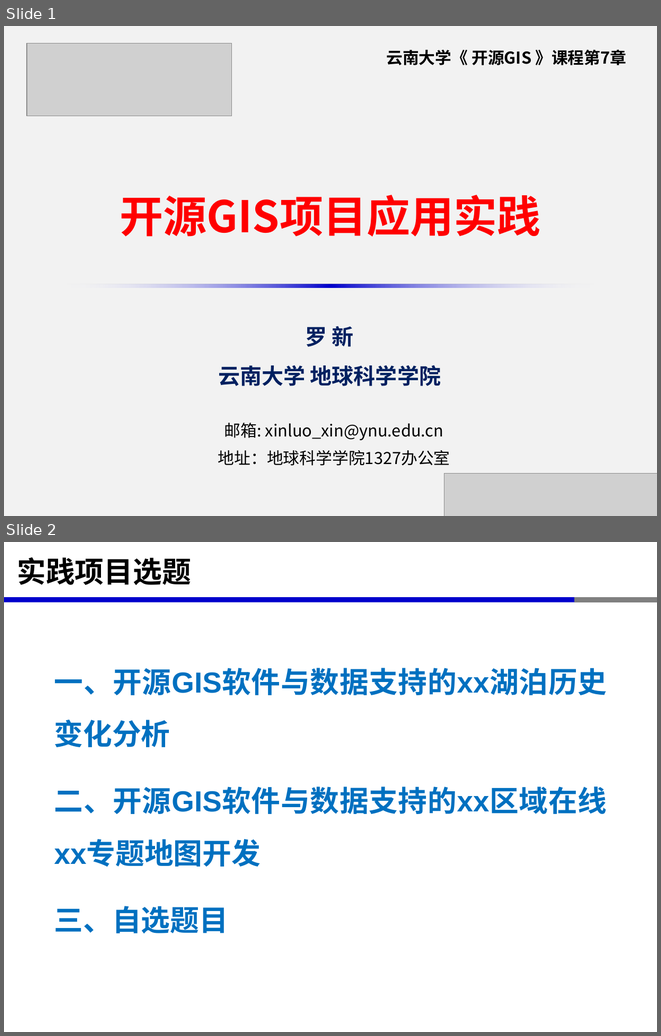
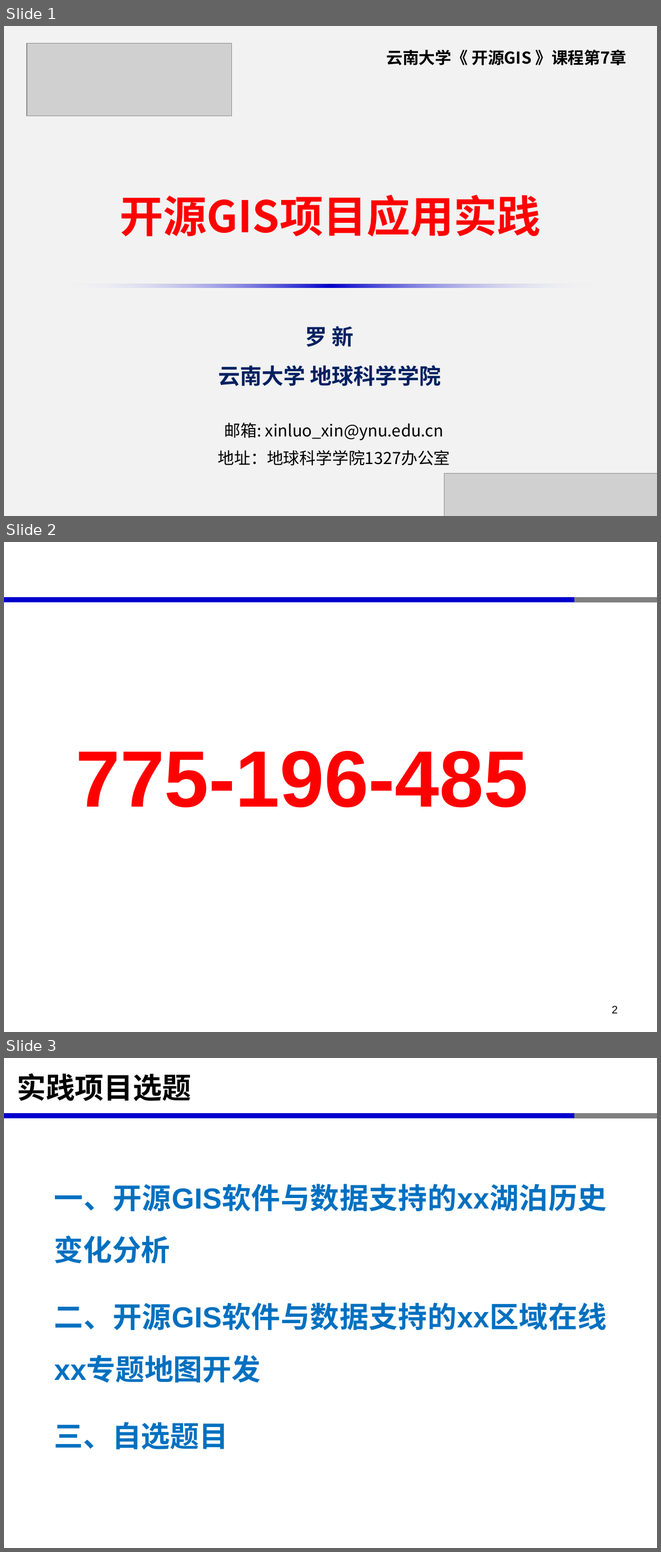
Before and after one commit to xinluo2018/Open-source-GIS-Course, a slide deck: 第7章-开源GIS项目实践-10课时/第7章-开源GIS项目应用实践.pptx. Shown one above the other, each under a label of ours: slides 1 and 2 before the commit, slides 1, 2 and 3 after it. The pictures are 661x1036 and 661x1552 pixels, drawn with LibreOffice and Linux fonts; fonts in the diff are those of the drawing; grey boxes stand for pictures. Boxes give left, top, right and bottom in pixels: in the first picture for what was removed or moved away, otherwise in the second. Text is boxed around its words. In the diff, an @@ line names an element or a change of style, - is before the commit and + after.

```diff
--- a/第7章-开源GIS项目实践-10课时/第7章-开源GIS项目应用实践.pptx
+++ b/第7章-开源GIS项目实践-10课时/第7章-开源GIS项目应用实践.pptx
@@ slide 2 added at (4,542,657,1032), background #FFFFFF; not listed: 2 template elements that a slide beside it also shows @@
@@ text added at (76,751,528,808), 88 pt, text #FF0000, bold @@
+775-196-485
@@ page number added at (612,1005,618,1013), 12 pt, text #000000 @@
+2
@@ what was slide 2 is now slide 3 @@
```
Also in this commit, not shown: 40 other files.
